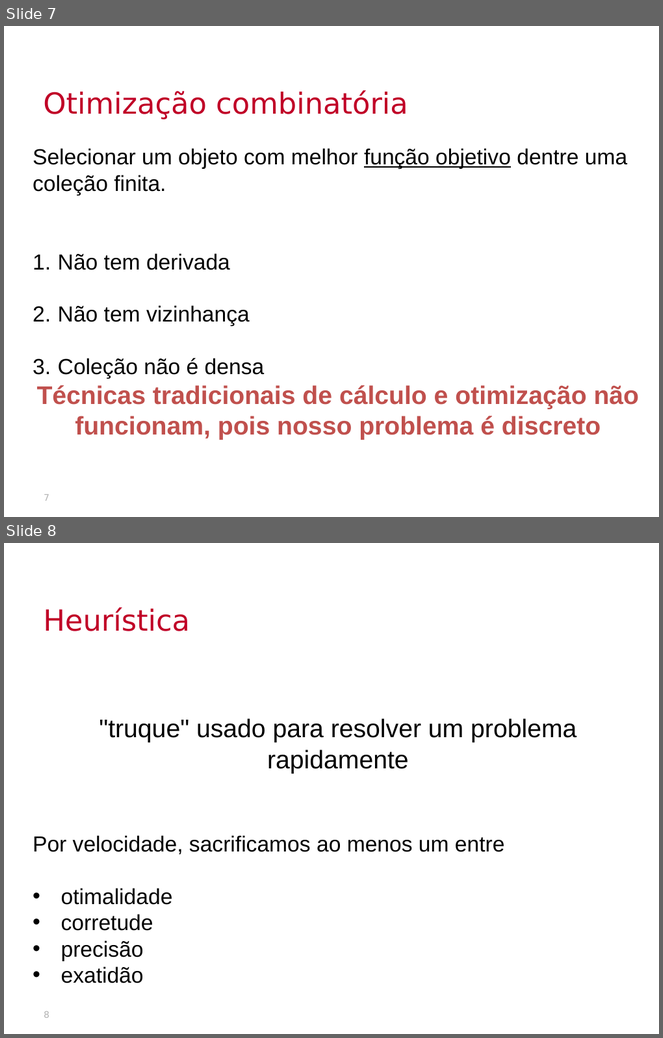
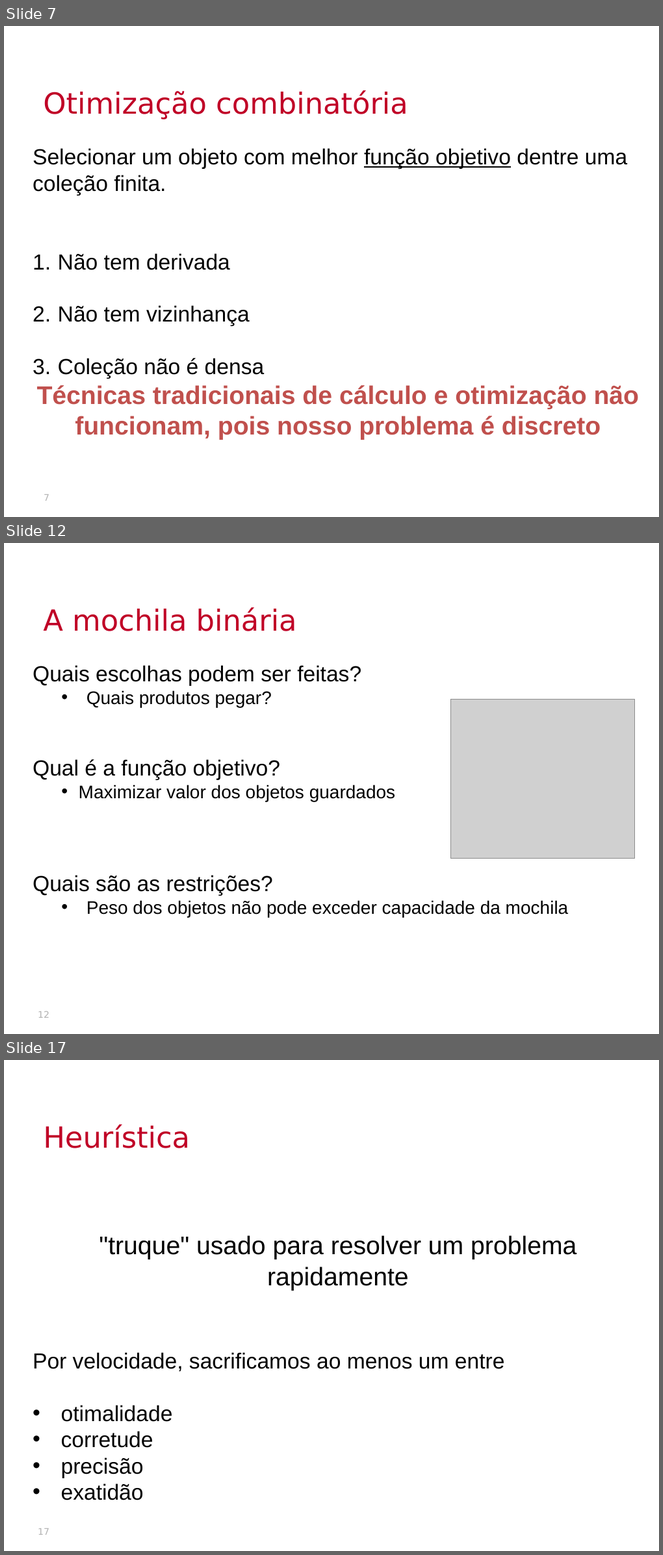
Before and after one commit to thalials/supercomp, a slide deck: aulas/04-projeto-heuristicas/slides.pptx. Shown one above the other, each under a label of ours: slides 7 and 8 before the commit, slides 7, 12 and 17 after it; the slides between them are not shown. The pictures are 663x1038 and 663x1555 pixels, drawn with LibreOffice and Linux fonts; fonts in the diff are those of the drawing; grey boxes stand for pictures; background and template pictures are left out. Boxes give left, top, right and bottom in pixels: in the first picture for what was removed or moved away, otherwise in the second. Text is boxed around its words. In the diff, an @@ line names an element or a change of style, - is before the commit and + after.

```diff
--- a/aulas/04-projeto-heuristicas/slides.pptx
+++ b/aulas/04-projeto-heuristicas/slides.pptx
@@ slide 12 added at (x1=4, y1=543, x2=659, y2=1034), background picture (left out) @@
@@ text added at (x1=43, y1=607, x2=297, y2=631), 32 pt, text #C00026 @@
+A mochila binária
@@ text added at (x1=33, y1=665, x2=569, y2=917), 20 pt, text #000000 @@
+Quais escolhas podem ser feitas?
+  • Quais produtos pegar?
+Qual é a função objetivo?
+  • Maximizar valor dos objetos guardados
+Quais são as restrições?
+  • Peso dos objetos não pode exceder capacidade da mochila
@@ picture added at (x1=451, y1=699, x2=635, y2=858) @@
@@ page number added at (x1=38, y1=1012, x2=50, y2=1018), 10 pt, text #B2B2B2 @@
+12
@@ what was slide 8 is now slide 17 @@
@@ page number at (x1=38, y1=1529, x2=50, y2=1535): text changed @@
-8
+17
```
Also in this commit, not shown: 1 slide changed, 13 other slides added, 1 slide removed, 26 other files.
